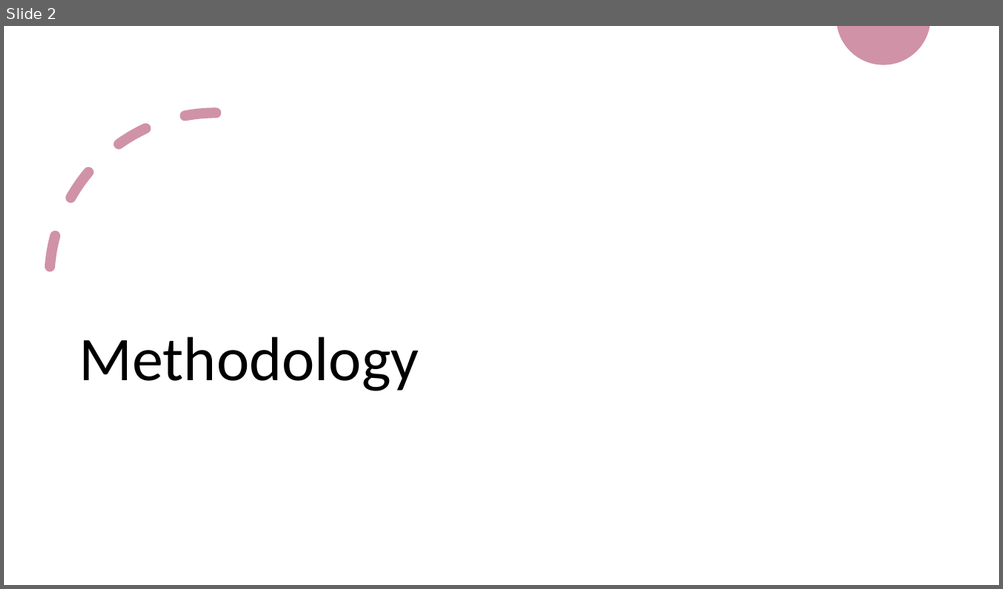
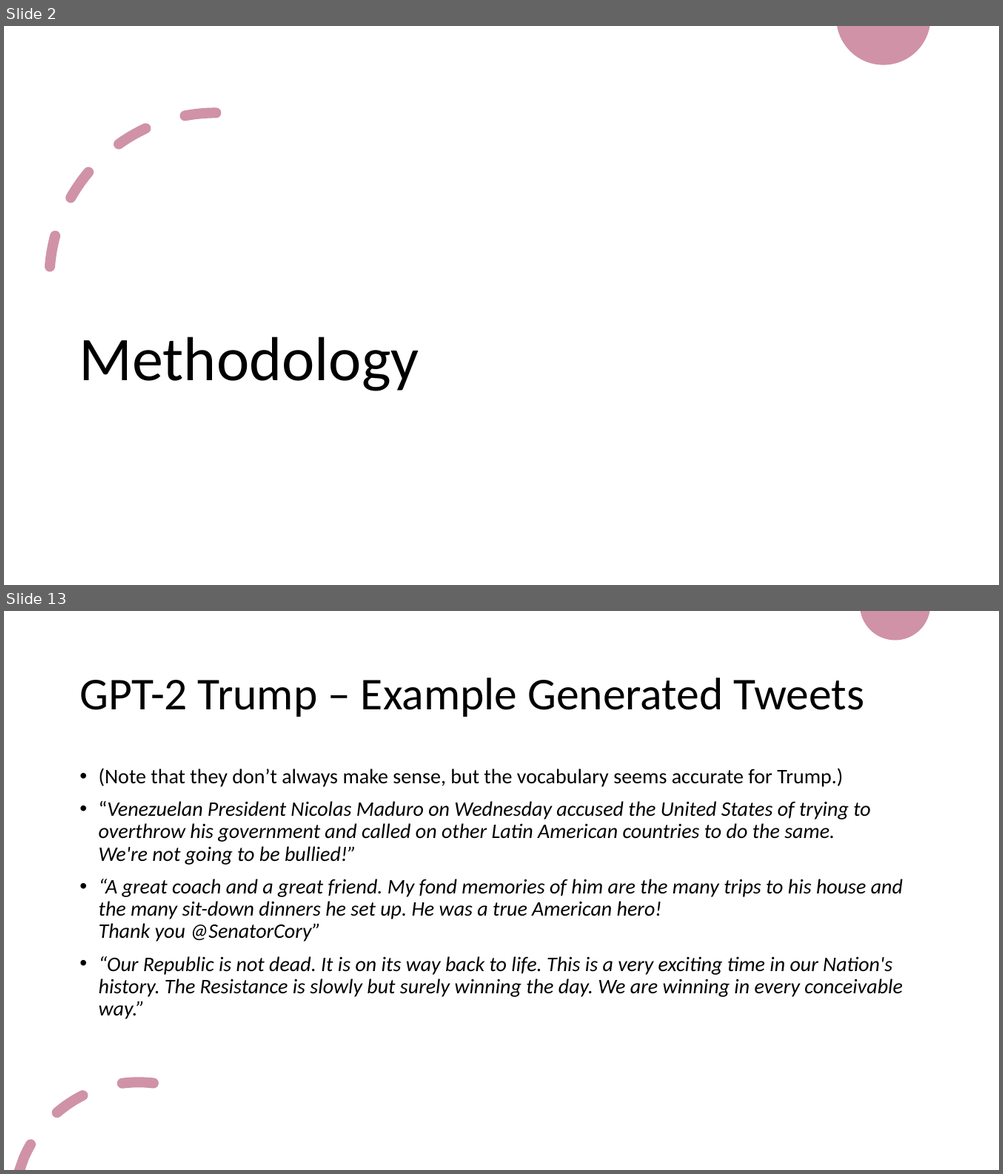
Before and after one commit to anazareth/tweet-proj, a slide deck: meta/Summary.pptx. Shown one above the other, each under a label of ours: slide 2 before the commit, slides 2 and 13 after it; the slides between them are not shown. The pictures are 1003x589 and 1003x1174 pixels, drawn with LibreOffice and Linux fonts; fonts in the diff are those of the drawing. Boxes give left, top, right and bottom in pixels: in the first picture for what was removed or moved away, otherwise in the second. Text is boxed around its words. In the diff, an @@ line names an element or a change of style, - is before the commit and + after.

```diff
--- a/meta/Summary.pptx
+++ b/meta/Summary.pptx
@@ slide 13 added at <box>4,611,999,1170</box>, background #FFFFFF @@
@@ freeform shape added at <box>860,611,930,640</box>, fill #D092A7 @@
@@ title added at <box>79,678,865,717</box>, 44 pt, text #000000 @@
+GPT-2 Trump – Example Generated Tweets
@@ text added at <box>99,768,902,1019</box>, 20 pt, text #000000, italic @@
+• (Note that they don’t always make sense, but the vocabulary seems accurate for Trump.)
+• “Venezuelan President Nicolas Maduro on Wednesday accused the United States of trying to overthrow his government and called on other Latin American countries to do the same.
+  We're not going to be bullied!”
+• “A great coach and a great friend. My fond memories of him are the many trips to his house and the many sit-down dinners he set up. He was a true American hero!
+  Thank you @SenatorCory”
+• “Our Republic is not dead. It is on its way back to life. This is a very exciting time in our Nation's history. The Resistance is slowly but surely winning the day. We are winning in every conceivable way.”
@@ freeform shape added at <box>14,1077,159,1170</box>, fill #D092A7 @@
```
Also in this commit, not shown: 2 slides changed, 11 other slides added, 2 slides removed, 4 other files.
